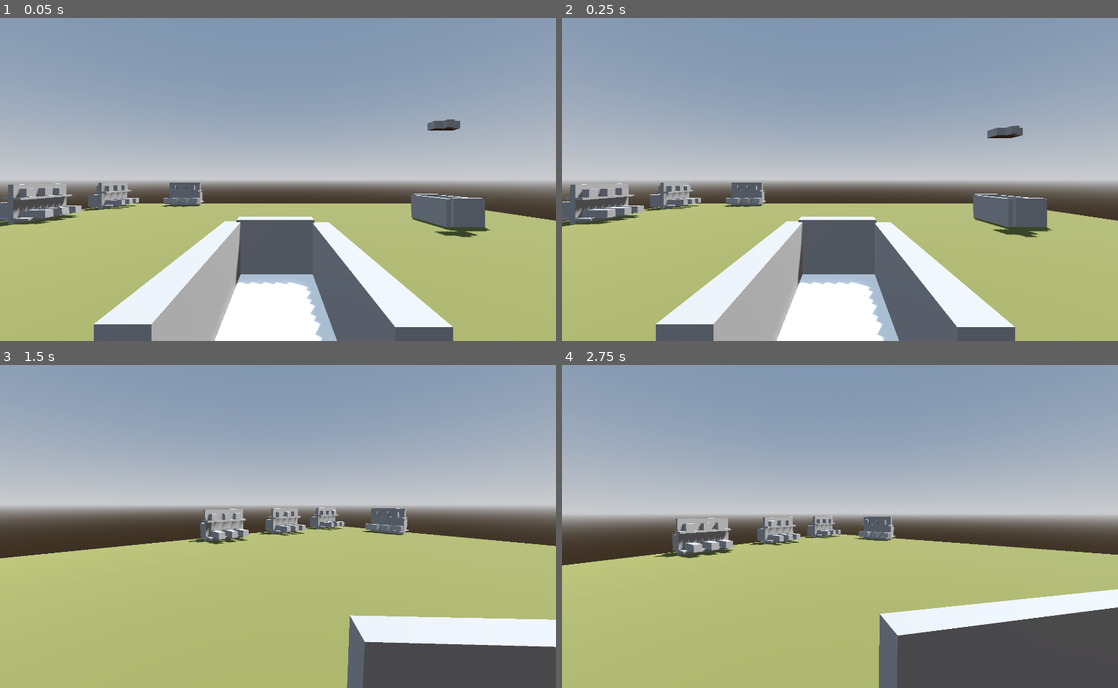
Above: before the commit, frames 1-4 (two rows, left to right).
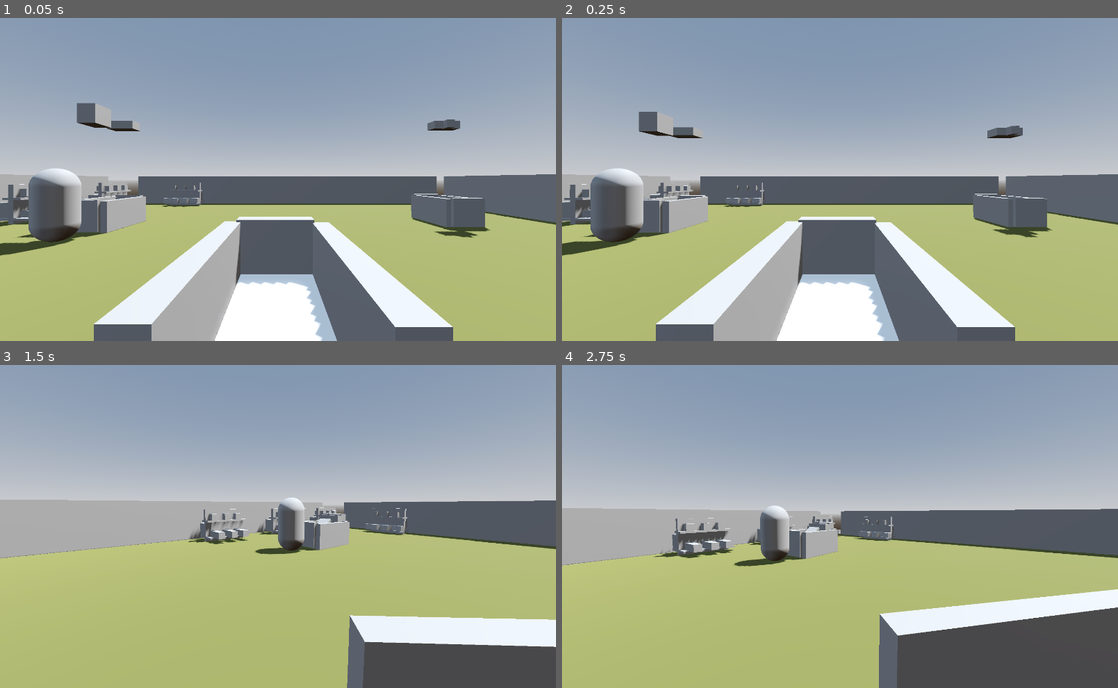
Above: after the commit, the same moments.

Repository: MichaelFar/cartastraphic-chaos
Game: Godot game, scene res://scenes/Michael Debug Scene.tscn
Same seed, same stepped clock (60 frames per second), same inputs: the game is played once before the commit and once after it.
Inputs (mouse positions are in pixels of both pictures, inside the frame that each line leads up to):
- Up to frame 1 (0.05 s): no input
- Up to frame 2 (0.25 s): no input
- Up to frame 3 (1.5 s): move the mouse to (400, 510) at 0.52 s; hold D (turn_right) 0.53-1.28 s; click (400, 510) at 0.67 s; move the mouse to (250, 526) at 1.27 s; hold W (forward) from 1.28 s (still down)
- Up to frame 4 (2.75 s): keep holding W (forward); move the mouse to (851, 520) at 2.02 s

The runs differ from the first frame. In frame 1, 9.5% of the frame differs, in the area x 0-100%, y 26-74%; in frame 2, 9.5%; in frame 3, 11%, in the area x 0-100%, y 41-60%; in frame 4, 10%.

Commit message:
Created ai shopper with cart, commit before creating build for others

Diff:
--- a/scenes/Michael Debug Scene.tscn
+++ b/scenes/Michael Debug Scene.tscn
@@ -1,7 +1,8 @@
-[gd_scene load_steps=11 format=3 uid="uid://bv1ls4eki6ob8"]
+[gd_scene load_steps=14 format=3 uid="uid://bv1ls4eki6ob8"]
 
 [ext_resource type="Script" uid="uid://bhtonanho1prp" path="res://scripts/michael_debug_scene.gd" id="1_d1jvf"]
 [ext_resource type="PackedScene" uid="uid://dvl2xwykeekj3" path="res://scenes/PlayerScene.tscn" id="1_ni3o6"]
+[ext_resource type="PackedScene" uid="uid://b20d0f3ct1nel" path="res://scenes/Shopper_NPC.tscn" id="5_d1jvf"]
 [ext_resource type="PackedScene" uid="uid://brm8jl7ufyb2h" path="res://scenes/NPCCartScene.tscn" id="6_cc7sd"]
 [ext_resource type="PackedScene" uid="uid://dr867i86f8l4b" path="res://scenes/aisle_block.tscn" id="7_k18ex"]
 
@@ -26,6 +27,11 @@
 [sub_resource type="PlaneMesh" id="PlaneMesh_ni3o6"]
 material = SubResource("StandardMaterial3D_kpdrb")
 
+[sub_resource type="ConcavePolygonShape3D" id="ConcavePolygonShape3D_d1jvf"]
+data = PackedVector3Array(-0.5, 0.5, 0.5, 0.5, 0.5, 0.5, -0.5, -0.5, 0.5, 0.5, 0.5, 0.5, 0.5, -0.5, 0.5, -0.5, -0.5, 0.5, 0.5, 0.5, -0.5, -0.5, 0.5, -0.5, 0.5, -0.5, -0.5, -0.5, 0.5, -0.5, -0.5, -0.5, -0.5, 0.5, -0.5, -0.5, 0.5, 0.5, 0.5, 0.5, 0.5, -0.5, 0.5, -0.5, 0.5, 0.5, 0.5, -0.5, 0.5, -0.5, -0.5, 0.5, -0.5, 0.5, -0.5, 0.5, -0.5, -0.5, 0.5, 0.5, -0.5, -0.5, -0.5, -0.5, 0.5, 0.5, -0.5, -0.5, 0.5, -0.5, -0.5, -0.5, 0.5, 0.5, 0.5, -0.5, 0.5, 0.5, 0.5, 0.5, -0.5, -0.5, 0.5, 0.5, -0.5, 0.5, -0.5, 0.5, 0.5, -0.5, -0.5, -0.5, 0.5, 0.5, -0.5, 0.5, -0.5, -0.5, -0.5, 0.5, -0.5, 0.5, 0.5, -0.5, -0.5, -0.5, -0.5, -0.5)
+
+[sub_resource type="BoxMesh" id="BoxMesh_cc7sd"]
+
 [node name="MichaelDebugScene" type="Node3D"]
 script = ExtResource("1_d1jvf")
 
@@ -48,6 +54,34 @@
 mesh = SubResource("PlaneMesh_ni3o6")
 skeleton = NodePath("../..")
 
+[node name="CollisionShape3D2" type="CollisionShape3D" parent="StaticBody3D"]
+transform = Transform3D(1, 0, 0, 0, 1.9860013, 0, 0, 0, 21.008526, -11.8177805, 0.9071076, 0.38669014)
+shape = SubResource("ConcavePolygonShape3D_d1jvf")
+
+[node name="MeshInstance3D" type="MeshInstance3D" parent="StaticBody3D/CollisionShape3D2"]
+mesh = SubResource("BoxMesh_cc7sd")
+
+[node name="CollisionShape3D3" type="CollisionShape3D" parent="StaticBody3D"]
+transform = Transform3D(1, 0, 0, 0, 1.9860013, 0, 0, 0, 21.008526, 11.246453, 0.9071076, 0.38669014)
+shape = SubResource("ConcavePolygonShape3D_d1jvf")
+
+[node name="MeshInstance3D" type="MeshInstance3D" parent="StaticBody3D/CollisionShape3D3"]
+mesh = SubResource("BoxMesh_cc7sd")
+
+[node name="CollisionShape3D4" type="CollisionShape3D" parent="StaticBody3D"]
+transform = Transform3D(-4.371139e-08, 0, -21.008526, 0, 1.9860013, 0, 1, 0, -9.1831186e-07, 0.51492786, 0.9071076, 10.549052)
+shape = SubResource("ConcavePolygonShape3D_d1jvf")
+
+[node name="MeshInstance3D" type="MeshInstance3D" parent="StaticBody3D/CollisionShape3D4"]
+mesh = SubResource("BoxMesh_cc7sd")
+
+[node name="CollisionShape3D5" type="CollisionShape3D" parent="StaticBody3D"]
+transform = Transform3D(-4.371139e-08, 0, -21.008526, 0, 1.9860013, 0, 1, 0, -9.1831186e-07, 0.51492786, 0.9071076, -11.587406)
+shape = SubResource("ConcavePolygonShape3D_d1jvf")
+
+[node name="MeshInstance3D" type="MeshInstance3D" parent="StaticBody3D/CollisionShape3D5"]
+mesh = SubResource("BoxMesh_cc7sd")
+
 [node name="PlayerScene" parent="." instance=ExtResource("1_ni3o6")]
 transform = Transform3D(1, 0, 0, 0, 1, 0, 0, 0, 1, -0.14809394, 0.13275242, 2.4409165)
 
@@ -67,3 +101,7 @@
 
 [node name="AisleBlock2" parent="LevelGeometry" instance=ExtResource("7_k18ex")]
 transform = Transform3D(1, 0, 0, 0, 1, 0, 0, 0, 1, -6.2903366, 0, -10.231047)
+
+[node name="ShopperNpc" parent="." instance=ExtResource("5_d1jvf")]
+transform = Transform3D(1, 0, 0, 0, 1, 0, 0, 0, 1, -6.213294, -0.4111457, -2)
+percentChanceToSpawnCart = 100
--- a/scenes/NPCCartScene.tscn
+++ b/scenes/NPCCartScene.tscn
@@ -24,6 +24,8 @@
 [sub_resource type="BoxMesh" id="BoxMesh_tw8g5"]
 
 [sub_resource type="StandardMaterial3D" id="StandardMaterial3D_6pg31"]
+
+[sub_resource type="BoxShape3D" id="BoxShape3D_akr2v"]
 
 [node name="NpcCartScene" type="RigidBody3D" node_paths=PackedStringArray("cartManager", "spawnPointContainer")]
 mass = 0.2
@@ -184,5 +186,12 @@
 [node name="Marker3D4" type="Marker3D" parent="EjectPointContainer"]
 transform = Transform3D(1, 0, 0, 0, 1, 0, 0, 0, 1, 2.069921, 0, -0.00845331)
 
+[node name="FrontVolume" type="Area3D" parent="."]
+transform = Transform3D(1, 0, 0, 0, 1, 0, 0, 0, 1, 0, 0.46202445, 1.1582369)
+
+[node name="CollisionShape3D" type="CollisionShape3D" parent="FrontVolume"]
+shape = SubResource("BoxShape3D_akr2v")
+
 [connection signal="body_entered" from="ObjectContainer" to="." method="_on_object_container_body_entered"]
 [connection signal="body_exited" from="ObjectContainer" to="." method="_on_object_container_body_exited"]
+[connection signal="body_entered" from="FrontVolume" to="." method="_on_front_volume_body_entered"]
--- a/scenes/PlayerScene.tscn
+++ b/scenes/PlayerScene.tscn
@@ -53,6 +53,7 @@
 cartManager = NodePath("CartManager")
 camera = NodePath("../HeadContainer/Head/Camera3D")
 objectSpawnMarker = NodePath("ObjectSpawnMarker")
+ramSpeedThreshold = 0.5
 
 [node name="CartManager" parent="PlayerScene" node_paths=PackedStringArray("cartOwner") instance=ExtResource("2_vdp4a")]
 cartOwner = NodePath("..")
--- a/scenes/Shopper_NPC.tscn
+++ b/scenes/Shopper_NPC.tscn
@@ -1,3 +1,60 @@
-[gd_scene format=3 uid="uid://b20d0f3ct1nel"]
+[gd_scene load_steps=7 format=3 uid="uid://b20d0f3ct1nel"]
 
-[node name="ShopperNpc" type="Node3D"]
+[ext_resource type="Script" uid="uid://b86cusksxuutr" path="res://scripts/NPC_Scripts/shopper_npc.gd" id="1_63nyd"]
+[ext_resource type="PackedScene" uid="uid://brm8jl7ufyb2h" path="res://scenes/NPCCartScene.tscn" id="2_tm2yo"]
+
+[sub_resource type="CapsuleShape3D" id="CapsuleShape3D_63nyd"]
+
+[sub_resource type="CapsuleMesh" id="CapsuleMesh_63nyd"]
+
+[sub_resource type="BoxMesh" id="BoxMesh_63nyd"]
+
+[sub_resource type="CapsuleShape3D" id="CapsuleShape3D_tm2yo"]
+radius = 0.6484375
+height = 2.0756836
+
+[node name="ShopperNpc" type="CharacterBody3D" node_paths=PackedStringArray("rayCast", "rigidBody", "cartMarker")]
+script = ExtResource("1_63nyd")
+rayCast = NodePath("RayCast3D")
+speed = 2.0
+rigidBody = NodePath("RigidBody3D")
+cartPackedScene = ExtResource("2_tm2yo")
+cartMarker = NodePath("CartMarker")
+
+[node name="CollisionShape3D" type="CollisionShape3D" parent="."]
+transform = Transform3D(1, 0, 0, 0, 1, 0, 0, 0, 1, 0, 1, 0)
+shape = SubResource("CapsuleShape3D_63nyd")
+
+[node name="RigidBody3D" type="RigidBody3D" parent="."]
+process_mode = 3
+collision_layer = 2
+collision_mask = 2
+freeze = true
+
+[node name="MeshInstance3D" type="MeshInstance3D" parent="RigidBody3D"]
+transform = Transform3D(-4.371139e-08, 0, 1, 0, 1, 0, -1, 0, -4.371139e-08, 0, 1, 0)
+mesh = SubResource("CapsuleMesh_63nyd")
+skeleton = NodePath("../..")
+
+[node name="MeshInstance3D" type="MeshInstance3D" parent="RigidBody3D/MeshInstance3D"]
+transform = Transform3D(0.68307865, 0, 0, 0, 0.25374228, 0, 0, 0, 0.5092426, 0.27927938, 0.45825675, 0)
+mesh = SubResource("BoxMesh_63nyd")
+
+[node name="CollisionShape3D2" type="CollisionShape3D" parent="RigidBody3D"]
+transform = Transform3D(1, 0, 0, 0, 1, 0, 0, 0, 1, 0, 1, 0)
+shape = SubResource("CapsuleShape3D_63nyd")
+
+[node name="RayCast3D" type="RayCast3D" parent="."]
+transform = Transform3D(1, 0, 0, 0, 1, 0, 0, 0, 1, 0, 1.1158942, 0)
+target_position = Vector3(0, 0, -5)
+
+[node name="CollisionDetectionVolume" type="Area3D" parent="."]
+
+[node name="CollisionShape3D" type="CollisionShape3D" parent="CollisionDetectionVolume"]
+transform = Transform3D(1, 0, 0, 0, 1, 0, 0, 0, 1, 0, 1.0378418, 0)
+shape = SubResource("CapsuleShape3D_tm2yo")
+
+[node name="CartMarker" type="Marker3D" parent="."]
+transform = Transform3D(1, 0, 0, 0, 1, 0, 0, 0, 1, 0, 0, -1.3721025)
+
+[connection signal="body_entered" from="CollisionDetectionVolume" to="." method="_on_collision_detection_volume_body_entered"]
--- /dev/null
+++ b/scripts/NPC_Scripts/shopper_npc.gd
@@ -0,0 +1,69 @@
+extends CharacterBody3D
+
+
+var currentDirection : Vector3
+
+@export var rayCast : RayCast3D
+
+@export var speed : float = 5.0
+
+@export var rigidBody : RigidBody3D
+
+@export var percentChanceToSpawnCart : int = 20
+
+@export var cartPackedScene : PackedScene
+
+@export var cartMarker : Marker3D
+
+var spawnedCart : NPCCart
+
+signal fallen_over
+
+func _ready() -> void:
+	currentDirection = -basis.z
+	spawn_cart_at_random()
+func _physics_process(delta: float) -> void:
+
+	velocity = currentDirection * speed
+	if(currentDirection != Vector3.ZERO):
+
+		var target: Basis = Basis.looking_at(currentDirection)
+
+		basis = basis.slerp(target.orthonormalized(), delta).orthonormalized()
+
+	if(rayCast.is_colliding()):
+		switch_direction()
+	move_and_slide()
+
+func fall_over():
+	rigidBody.freeze = false
+
+	rigidBody.top_level = true
+	if(spawnedCart != null):
+		spawnedCart.top_level = true
+	call_deferred("set_process_to_disabled")
+	fallen_over.emit()
+
+func _on_collision_detection_volume_body_entered(body: Node3D) -> void:
+	if(body is Player):
+		if(body.isRamming):
+			fall_over()
+
+func set_process_to_disabled():
+	process_mode = Node.PROCESS_MODE_DISABLED
+
+func spawn_cart_at_random():
+	var rand_obj := RandomNumberGenerator.new()
+	if(rand_obj.randi_range(0, 100) < percentChanceToSpawnCart):
+		var cart_instance := cartPackedScene.instantiate()
+		cartMarker.add_child(cart_instance)
+		cart_instance.global_position = cartMarker.global_position
+		cart_instance.process_mode = Node.PROCESS_MODE_ALWAYS
+		spawnedCart = cart_instance
+		spawnedCart.front_volume_entered.connect(switch_direction)
+		spawnedCart.cartManager.has_ejected.connect(fall_over)
+
+func switch_direction():
+	currentDirection = rayCast.get_collision_normal()
+	if(!rayCast.is_colliding()):
+		currentDirection *= -1
--- a/scripts/cart_manager.gd
+++ b/scripts/cart_manager.gd
@@ -12,6 +12,9 @@
 
 @export var ejectPointContainer : Node3D
 var ejectPointList := []
+
+signal has_ejected
+
 signal has_collided
 
 func _ready():
@@ -58,6 +61,7 @@
 func eject_all_items():
 	for i in shoppingObjectList:
 		eject_item(i)
+	has_ejected.emit()
 
 func eject_random_item():
 
--- a/scripts/npc_cart.gd
+++ b/scripts/npc_cart.gd
@@ -11,7 +11,10 @@
 
 var spawnPoints := []
 
+signal front_volume_entered
+
 func _ready() -> void:
+
 	cartManager.has_collided.connect(behavior_on_collision)
 	spawnPoints = spawnPointContainer.get_children()
 	call_deferred("spawn_initial_items")
@@ -22,11 +25,17 @@
 	cartManager.eject_all_items()
 
 func _on_object_container_body_entered(body: Node3D) -> void:
+
 	if(body is ShoppingObject):
+
 		var shopping_object : ShoppingObject = body
+
 		body.cartParent = self
+
 		if(!shopping_object.object_secured_in_cart.is_connected(cartManager.add_object_to_list)):
+
 			shopping_object.object_secured_in_cart.connect(cartManager.add_object_to_list)
+
 		shopping_object.isInCart = true
 
 func behavior_on_collision():
@@ -35,18 +44,22 @@
 
 func _on_object_container_body_exited(body: Node3D) -> void:
 	if(body is ShoppingObject):
+
 		var shopping_object : ShoppingObject = body
+
 		shopping_object.object_secured_in_cart.disconnect(cartManager.add_object_to_list)
+
 		body.cartParent = null
+
 		if(!body.freeze):
+
 			cartManager.pop_from_list(body)
-			#body.targetNode.queue_free()
-			#reparent(GlobalValues.currentLevel)
+
 		shopping_object.isInCart = false
 
 func spawn_initial_items():
+
 	var rand_obj = RandomNumberGenerator.new()
-
 
 	for i in numObjectsToSpawn:
 		var rand_index = rand_obj.randi_range(0, possibleShoppingObjects.size() - 1)
@@ -54,3 +67,7 @@
 		rand_index = rand_obj.randi_range(0, spawnPoints.size() - 1)
 		GlobalValues.currentLevel.add_child(object_instance)
 		object_instance.global_position = spawnPoints[rand_index].global_position
+
+
+func _on_front_volume_body_entered(body: Node3D) -> void:
+	front_volume_entered.emit()
--- a/scripts/player_scene.gd
+++ b/scripts/player_scene.gd
@@ -47,6 +47,8 @@
 	var velocity_goal_vector : Vector3 = -basis.z * speed * forward_back_input_strength
 
 	velocity = velocity.move_toward(velocity_goal_vector, delta)
+
+	isRamming = velocity.length() >= velocity_goal_vector.length() * ramSpeedThreshold
 
 	if(velocity.length() >= 0.0):
 		deltaCounter += delta
@@ -128,7 +130,7 @@
 
 
 func _on_collision_zone_body_entered(body: Node3D) -> void:
-	if(body is NPCCart):
+	if(body is NPCCart && isRamming):
 		GlobalValues.get_loser_cart(body.cartManager, cartManager).has_collided.emit()
 
 func behavior_on_collision():
Not shown: 1 places in scenes/NPCCartScene.tscn that only renumber resources
Not shown, added: scripts/NPC_Scripts/shopper_npc.gd.uid
